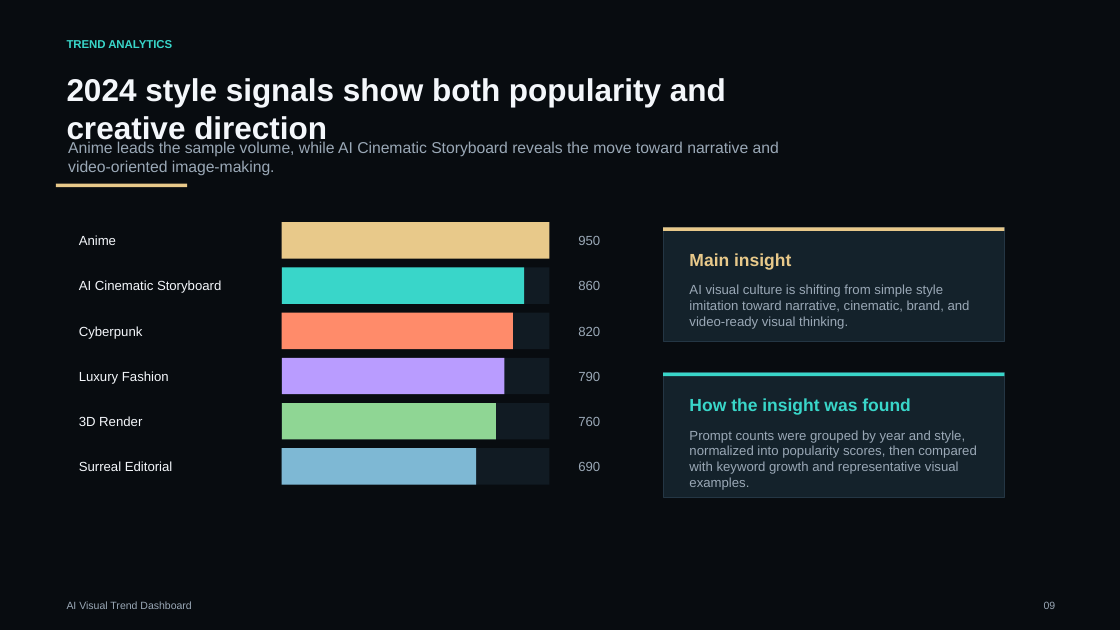
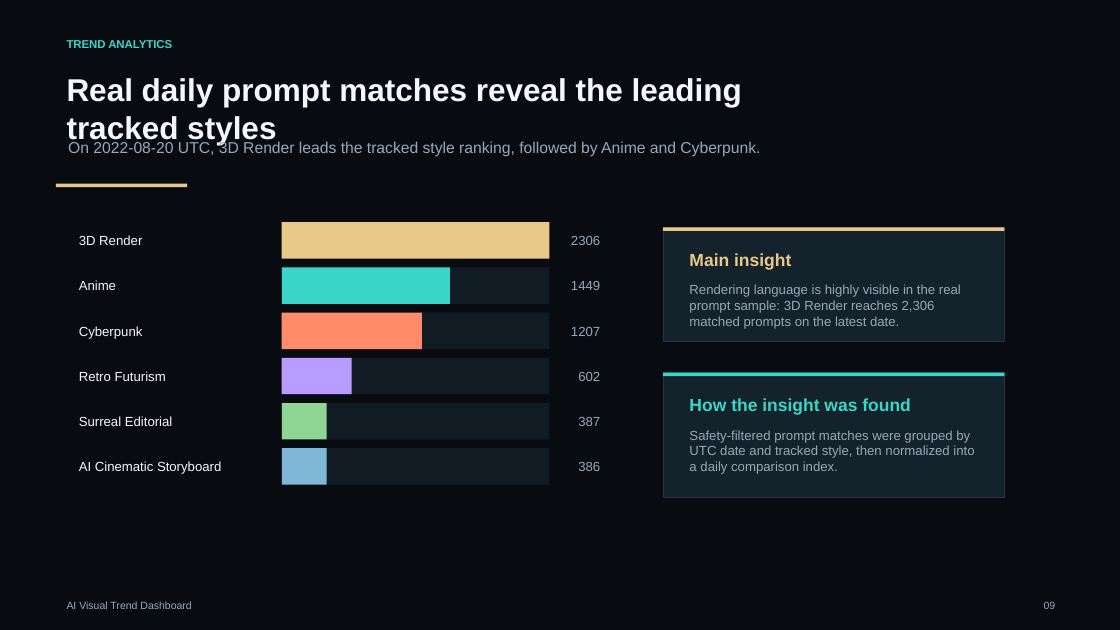
Before and after one commit to hedan-skku/ai-visual-trend-dashboard, a slide deck: slide 9 of AI_Visual_Trend_Dashboard_Presentation.pptx. Drawn at 1120x630 pixels with LibreOffice and Linux fonts; fonts in the diff are those of the drawing. Boxes give left, top, right and bottom in pixels: in the first picture for what was removed or moved away, otherwise in the second. Text is boxed around its words. In the diff, an @@ line names an element or a change of style, - is before the commit and + after.

Commit message:
Replace dashboard sample data with real DiffusionDB statistics

```diff
--- a/AI_Visual_Trend_Dashboard_Presentation.pptx
+++ b/AI_Visual_Trend_Dashboard_Presentation.pptx
@@ text at box(67, 78, 742, 145): text changed @@
-2024 style signals show both popularity and creative direction
+Real daily prompt matches reveal the leading tracked styles
@@ text at box(68, 141, 760, 157): text changed @@
-Anime leads the sample volume, while AI Cinematic Storyboard reveals the move toward narrative and video-oriented image-making.
+On 2022-08-20 UTC, 3D Render leads the tracked style ranking, followed by Anime and Cyberpunk.
@@ text "3D Render": place and size @@
-text "3D Render" at box(79, 416, 142, 426)
+text "3D Render" at box(79, 235, 142, 245)
@@ text at box(571, 236, 600, 245): text changed @@
-950
+2306
@@ text "Anime": place and size @@
-text "Anime" at box(79, 235, 116, 245)
+text "Anime" at box(79, 280, 116, 290)
@@ rectangle: place and size @@
-rectangle at box(281, 267, 524, 303)
+rectangle at box(281, 267, 450, 303)
@@ text at box(571, 281, 600, 290): text changed @@
-860
+1449
@@ text at box(689, 284, 961, 329): text changed @@
-AI visual culture is shifting from simple style imitation toward narrative, cinematic, brand, and video-ready visual thinking.
+Rendering language is highly visible in the real prompt sample: 3D Render reaches 2,306 matched prompts on the latest date.
@@ rectangle: place and size @@
-rectangle at box(281, 313, 513, 349)
+rectangle at box(281, 313, 422, 349)
@@ text at box(571, 327, 600, 336): text changed @@
-820
+1207
@@ rectangle: place and size @@
-rectangle at box(281, 358, 504, 394)
+rectangle at box(281, 358, 351, 394)
@@ text at box(79, 371, 166, 381): text changed @@
-Luxury Fashion
+Retro Futurism
@@ text at box(578, 372, 600, 381): text changed @@
-790
+602
@@ text "Surreal Editorial": place and size @@
-text "Surreal Editorial" at box(79, 461, 173, 471)
+text "Surreal Editorial" at box(79, 416, 173, 426)
@@ rectangle: place and size @@
-rectangle at box(281, 403, 496, 439)
+rectangle at box(281, 403, 326, 439)
@@ text at box(578, 417, 600, 426): text changed @@
-760
+387
@@ text "AI Cinematic Storyboard": place and size @@
-text "AI Cinematic Storyboard" at box(79, 280, 221, 293)
+text "AI Cinematic Storyboard" at box(79, 461, 221, 474)
@@ rectangle: place and size @@
-rectangle at box(281, 449, 476, 485)
+rectangle at box(281, 449, 326, 485)
@@ text at box(689, 430, 974, 474): text changed @@
-Prompt counts were grouped by year and style, normalized into popularity scores, then compared with keyword growth and representative visual examples.
+Safety-filtered prompt matches were grouped by UTC date and tracked style, then normalized into a daily comparison index.
@@ text at box(578, 462, 600, 471): text changed @@
-690
+386
```
Also in this commit, not shown: 7 other slides changed, 1 slide added, 1 slide removed, 19 other files.
